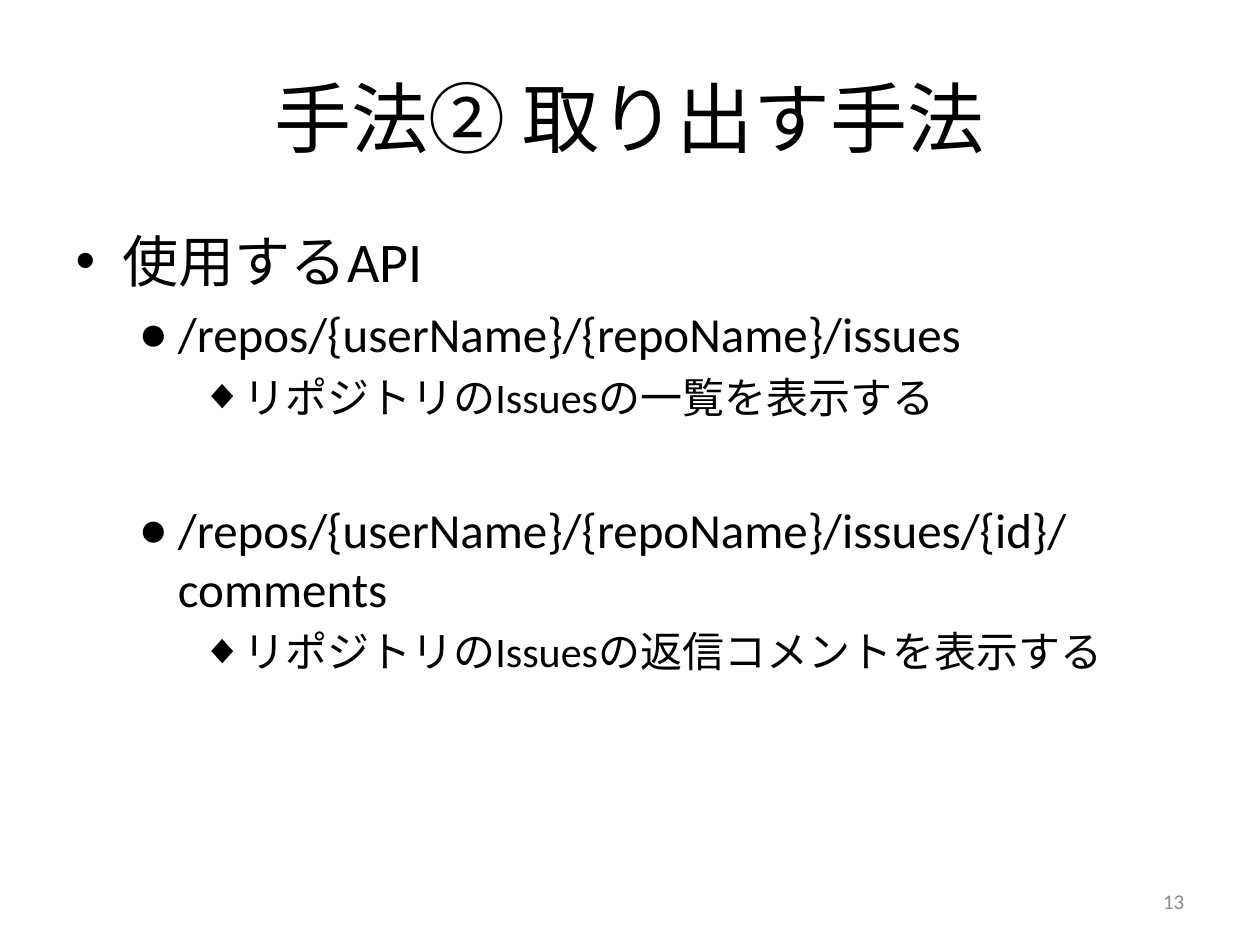
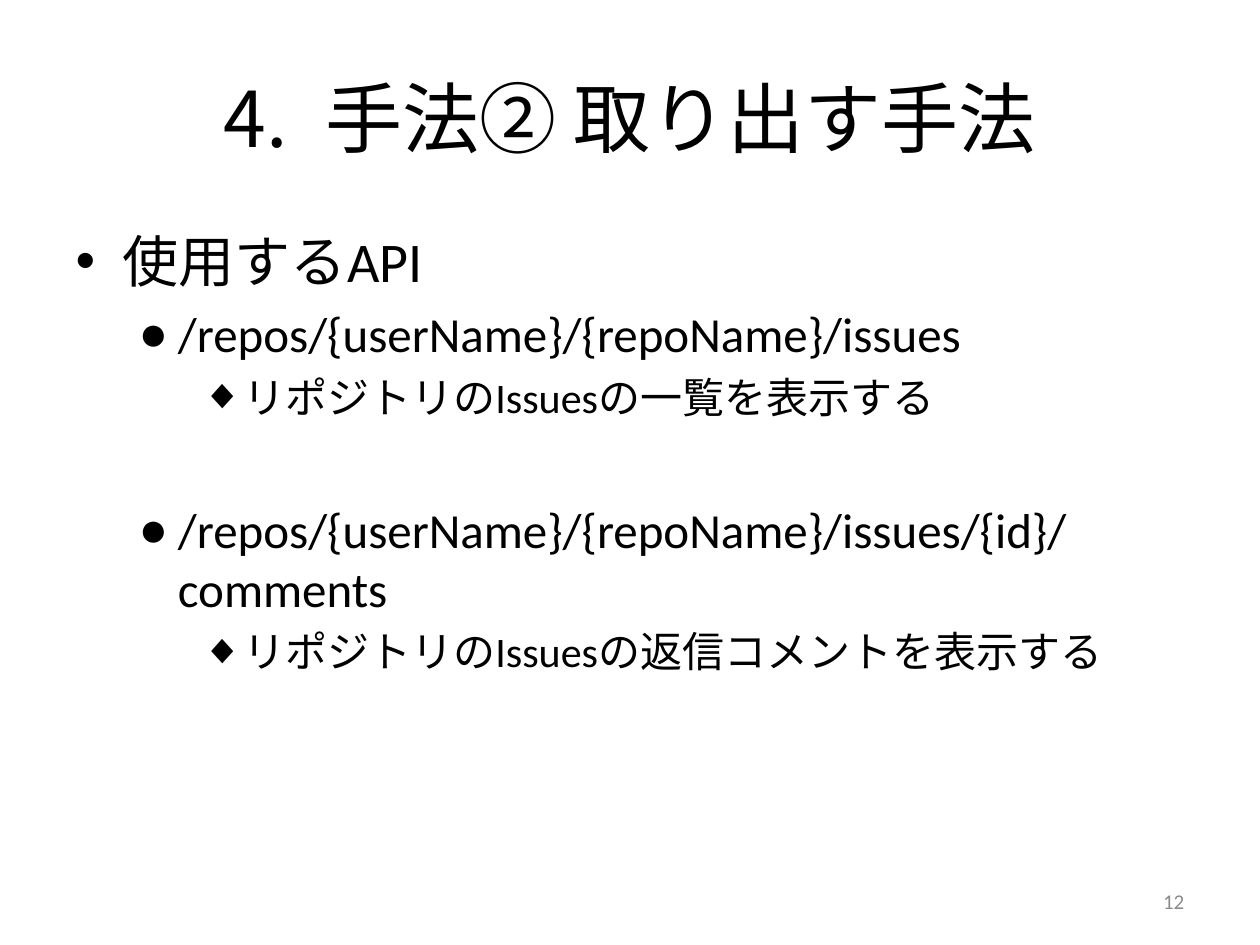
Before and after one commit to keimatsui/kadai, a slide deck: slide 12 of 卒業論文/2012/工藤亮/卒論発表（工藤）.pptx (slide 13 before the commit). Drawn at 1260x945 pixels with LibreOffice and Linux fonts; fonts in the diff are those of the drawing. Boxes give left, top, right and bottom in pixels: in the first picture for what was removed or moved away, otherwise in the second. Text is boxed around its words. In the diff, an @@ line names an element or a change of style, - is before the commit and + after.

```diff
--- a/卒業論文/2012/工藤亮/卒論発表（工藤）.pptx
+++ b/卒業論文/2012/工藤亮/卒論発表（工藤）.pptx
@@ title "手法② 取り出す手法" at [326,82,1036,154]: bullet none to 1. @@
@@ page number at [1163,895,1184,909]: text changed @@
-13
+12
```
Also in this commit, not shown: 19 other slides changed, 2 slides added, 1 slide removed.
